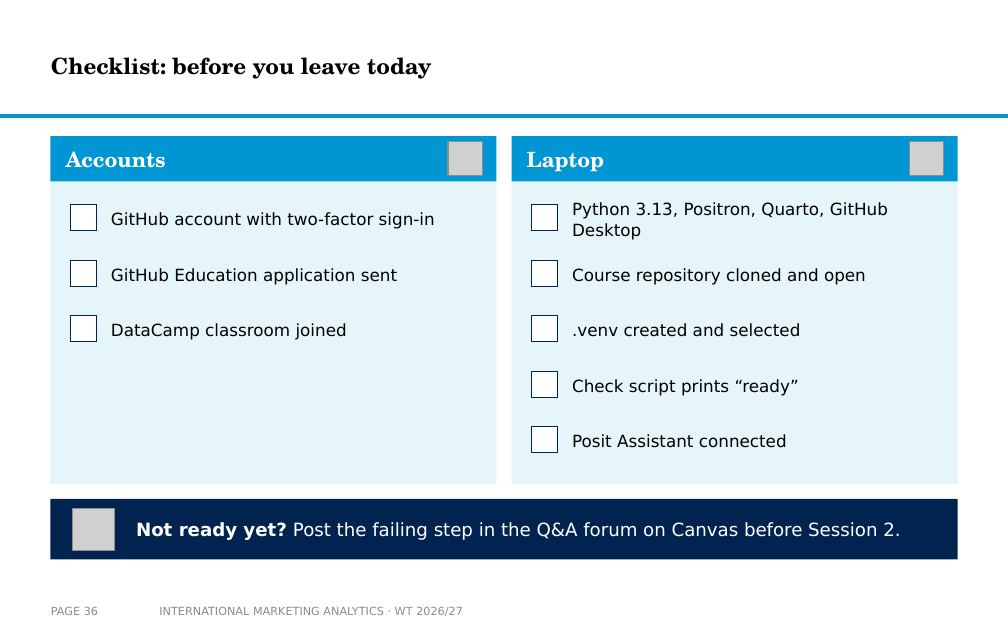
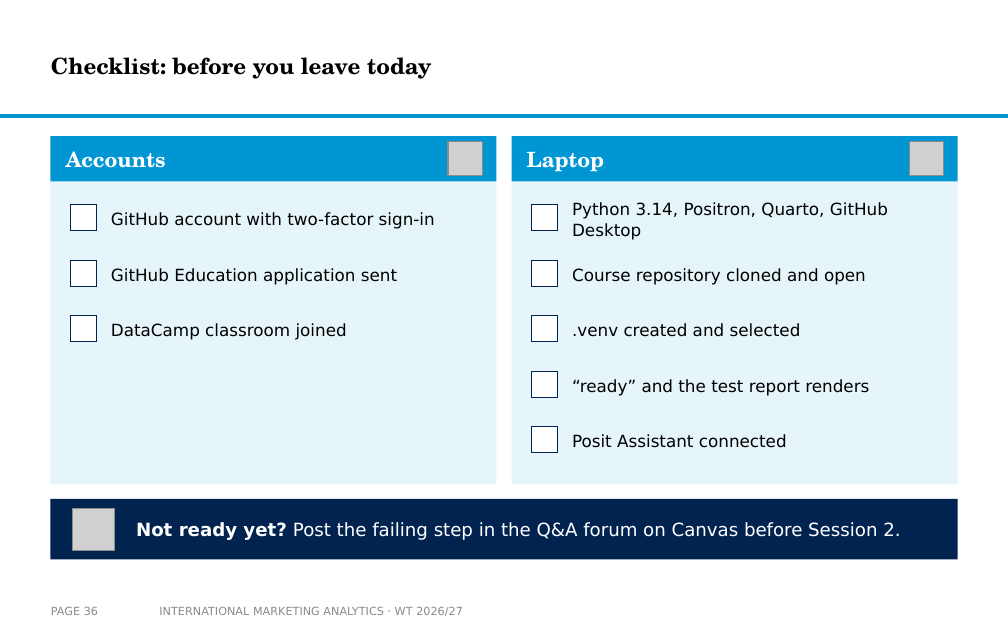
Before and after one commit to arnefloh-wu/International-Marketing-Analytics, a slide deck: slide 36 of slides/01a_setup-and-registration_WT26-27.pptx. Drawn at 1008x630 pixels with LibreOffice and Linux fonts; fonts in the diff are those of the drawing; grey boxes stand for pictures; background and template pictures are left out. Boxes give left, top, right and bottom in pixels: in the first picture for what was removed or moved away, otherwise in the second. Text is boxed around its words. In the diff, an @@ line names an element or a change of style, - is before the commit and + after.

```diff
--- a/slides/01a_setup-and-registration_WT26-27.pptx
+++ b/slides/01a_setup-and-registration_WT26-27.pptx
@@ text at [572,202,888,240]: text changed @@
-Python 3.13, Positron, Quarto, GitHub Desktop
+Python 3.14, Positron, Quarto, GitHub Desktop
@@ text at [572,379,869,396]: text changed @@
-Check script prints “ready”
+“ready” and the test report renders
```
Also in this commit, not shown: 17 other slides changed, 7 other files.
